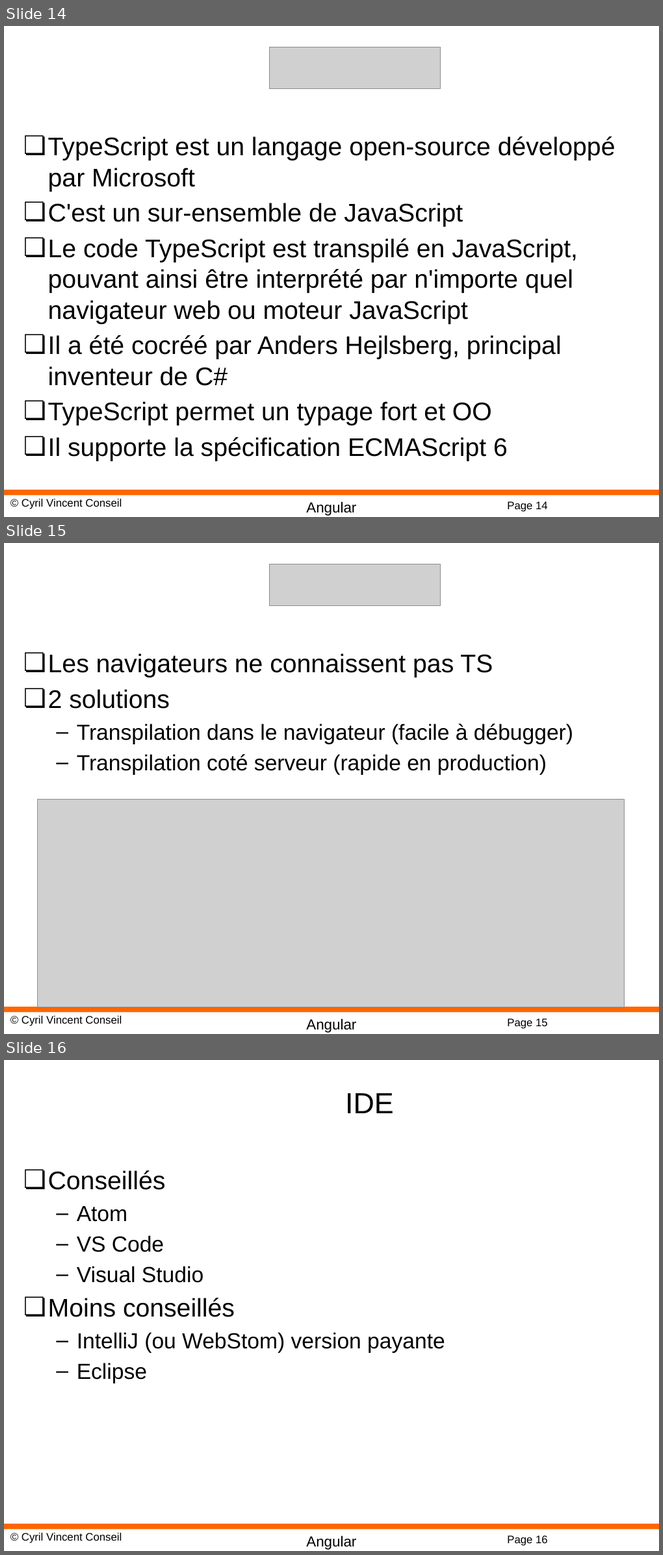
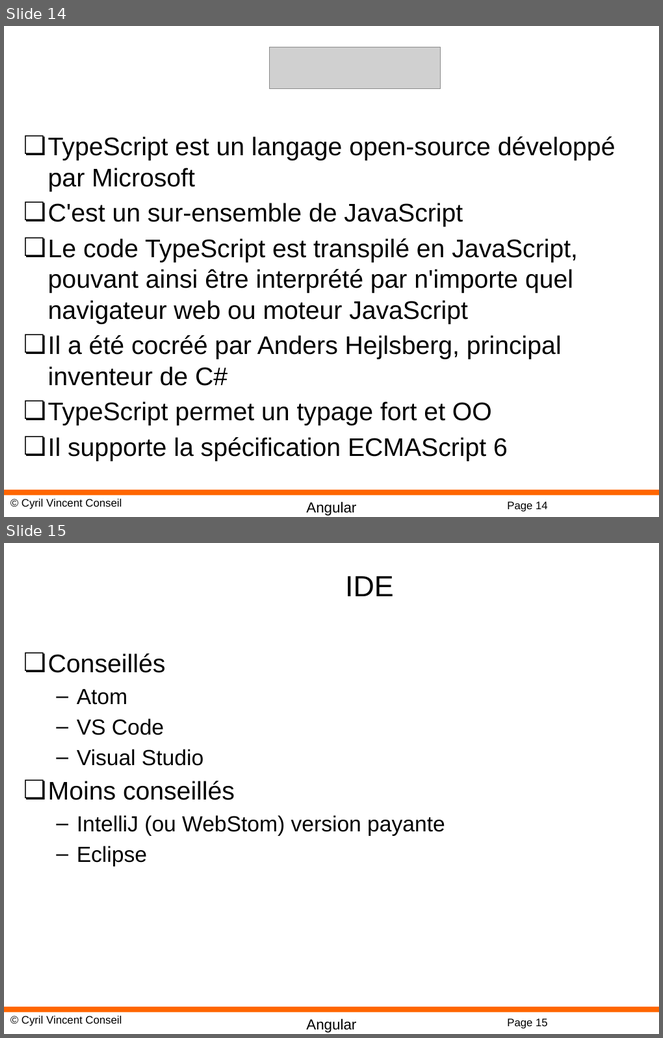
Before and after one commit to cyrilvincent/angular, a slide deck: PPT/Angular01-Intro.pptx. Shown one above the other, each under a label of ours: slides 14, 15 and 16 before the commit, slides 14 and 15 after it. The pictures are 663x1555 and 663x1038 pixels, drawn with LibreOffice and Linux fonts; fonts in the diff are those of the drawing; grey boxes stand for pictures; background and template pictures are left out. Boxes give left, top, right and bottom in pixels: in the first picture for what was removed or moved away, otherwise in the second. Text is boxed around its words. In the diff, an @@ line names an element or a change of style, - is before the commit and + after.

```diff
--- a/PPT/Angular01-Intro.pptx
+++ b/PPT/Angular01-Intro.pptx
@@ slide 15 removed at [4,543,659,1034], background #FFFFFF; not listed: 4 template elements that a slide beside it also shows @@
@@ picture removed at [270,564,440,606] @@
@@ text removed at [48,653,573,775] @@
-❏ Les navigateurs ne connaissent pas TS
-❏ 2 solutions
-  – Transpilation dans le navigateur (facile à débugger)
-  – Transpilation coté serveur (rapide en production)
@@ picture removed at [37,800,624,1008] @@
@@ what was slide 16 is now slide 15 @@
@@ page number at [507,1019,548,1029]: text changed @@
-Page 16
+Page 15
```
Also in this commit, not shown: 1 slide changed, 6 other files.
